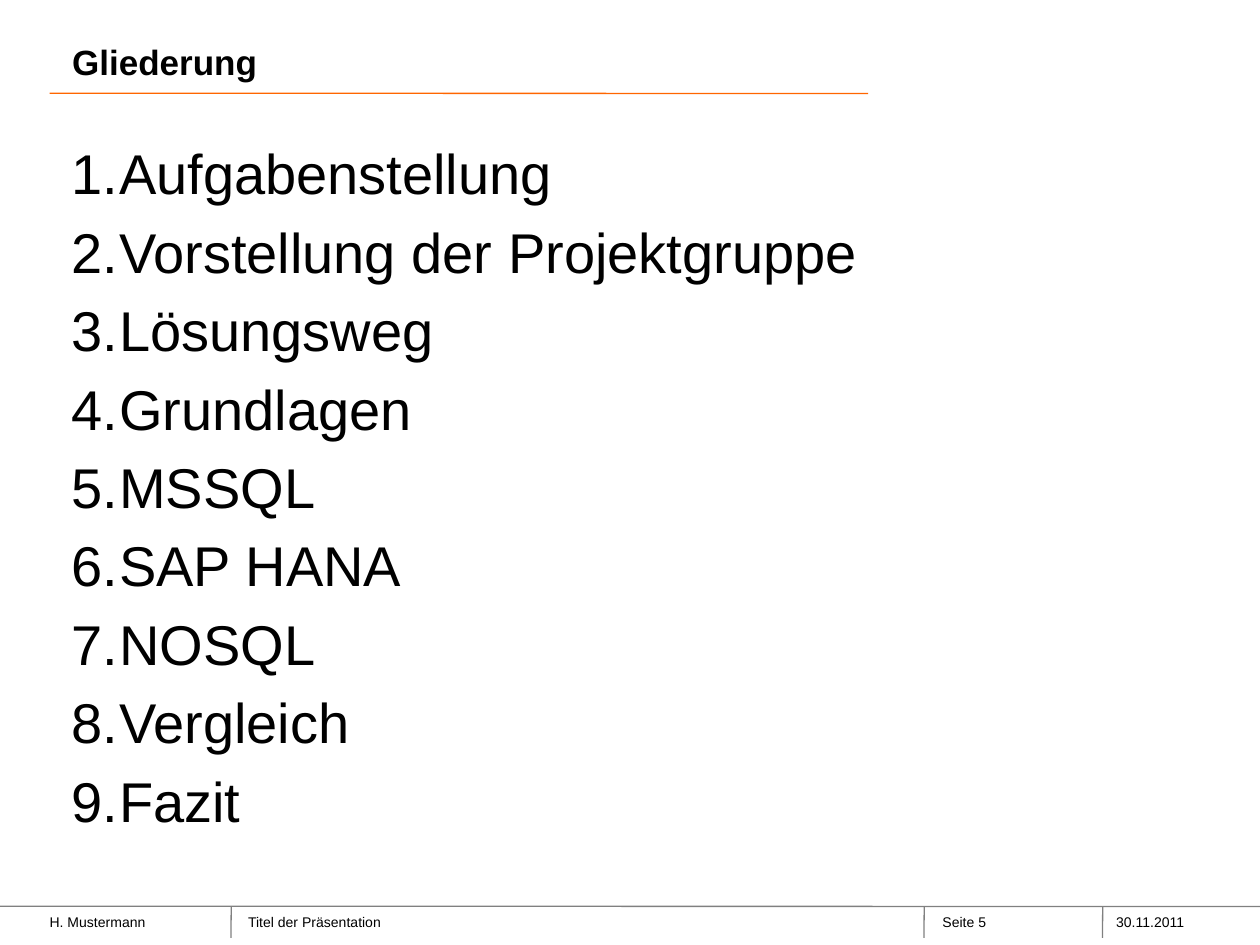
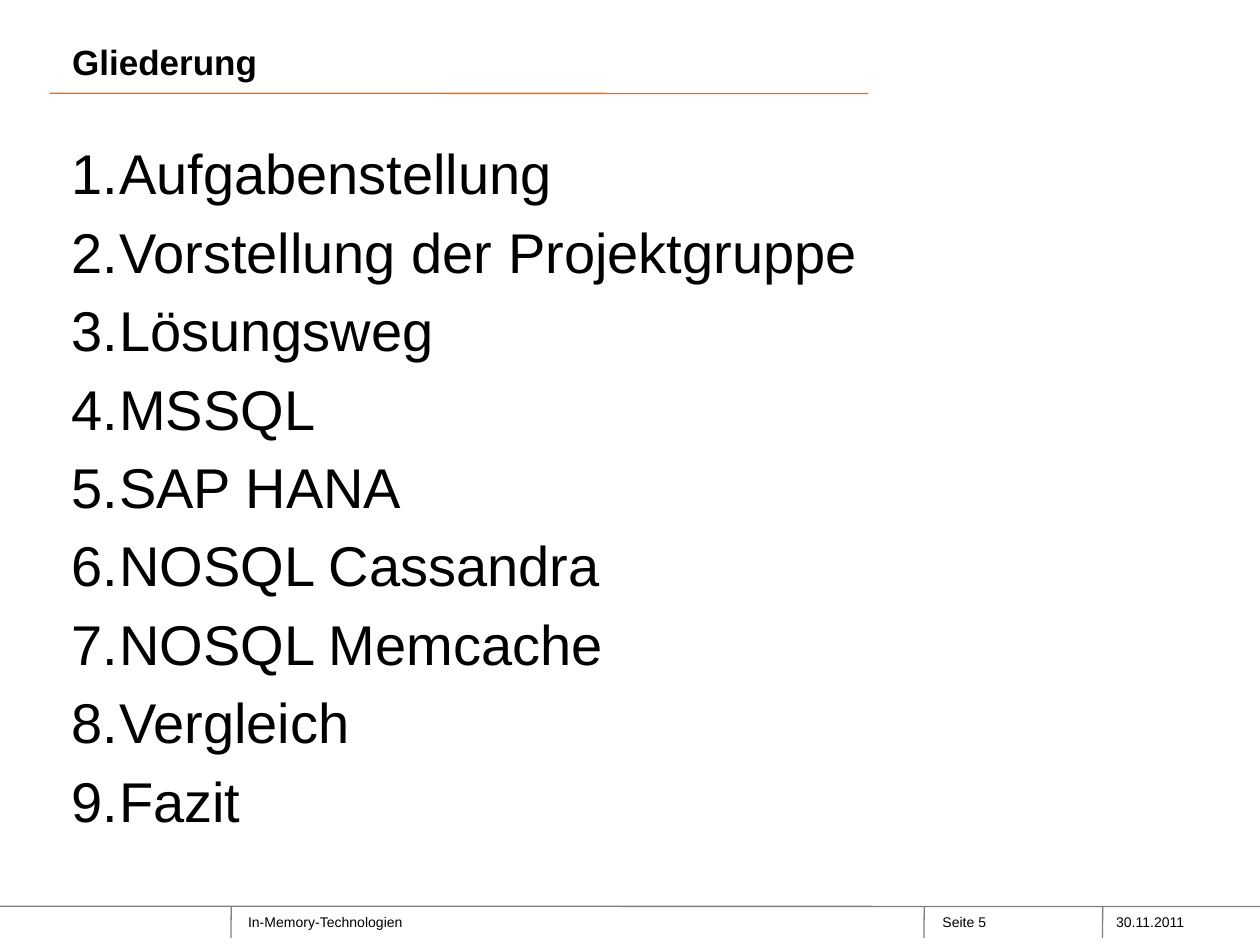
Before and after one commit to Philwi/ProjektseminarInMemory, a slide deck: slide 5 of SAPHana-Neueste überarbeitet.pptx. Drawn at 1260x945 pixels with LibreOffice and Linux fonts; fonts in the diff are those of the drawing; background and template pictures are left out. Boxes give left, top, right and bottom in pixels: in the first picture for what was removed or moved away, otherwise in the second. Text is boxed around its words. In the diff, an @@ line names an element or a change of style, - is before the commit and + after.

```diff
--- a/SAPHana-Neueste überarbeitet.pptx
+++ b/SAPHana-Neueste überarbeitet.pptx
@@ text at bbox=[72, 389, 412, 440]: paragraph removed @@
-4. Grundlagen
@@ text at bbox=[72, 545, 603, 676]: text changed @@
-7. NOSQL
+6. NOSQL Cassandra
+7. NOSQL Memcache
@@ text removed at bbox=[50, 917, 145, 927] @@
-H. Mustermann
@@ text at bbox=[248, 917, 402, 930]: text changed @@
-Titel der Präsentation
+In-Memory-Technologien
```
Also in this commit, not shown: 31 other slides changed, 7 slides added, 16 slides removed.
